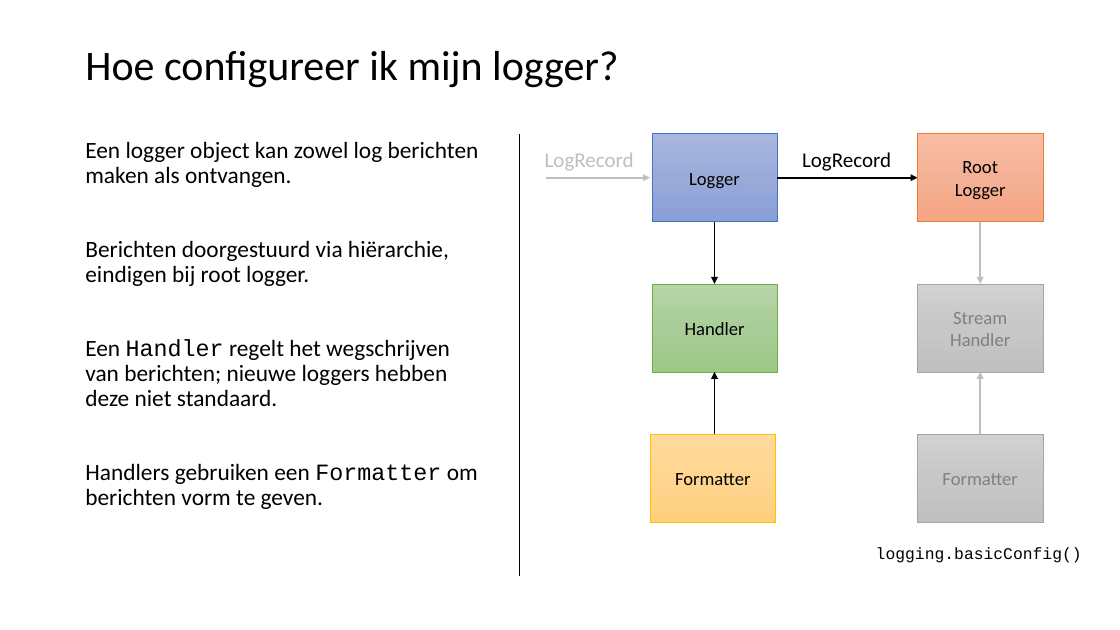
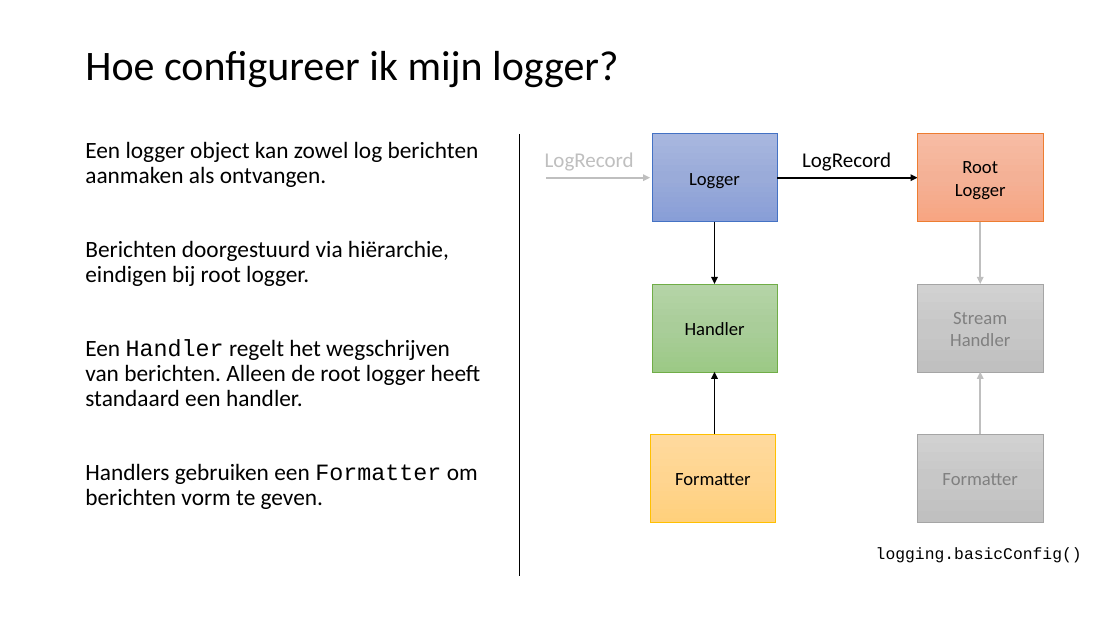
Before and after one commit to LFKoning/knowledge-sharing, a slide deck: slide 24 of python_trainees/2_style_logging_errors/python_traineeship_2.pptx. Drawn at 1120x630 pixels with LibreOffice and Linux fonts; fonts in the diff are those of the drawing. Boxes give left, top, right and bottom in pixels: in the first picture for what was removed or moved away, otherwise in the second. Text is boxed around its words. In the diff, an @@ line names an element or a change of style, - is before the commit and + after.

```diff
--- a/python_trainees/2_style_logging_errors/python_traineeship_2.pptx
+++ b/python_trainees/2_style_logging_errors/python_traineeship_2.pptx
@@ text at (85,141,479,187): text changed @@
-Een logger object kan zowel log berichten maken als ontvangen.
+Een logger object kan zowel log berichten aanmaken als ontvangen.
@@ text at (85,339,481,406): text changed @@
-Een Handler regelt het wegschrijven van berichten; nieuwe loggers hebben deze niet standaard.
+Een Handler regelt het wegschrijven van berichten. Alleen de root logger heeft standaard een handler.
```
Also in this commit, not shown: 9 other slides changed, 13 slides added, 1 slide removed, 5 other files.
